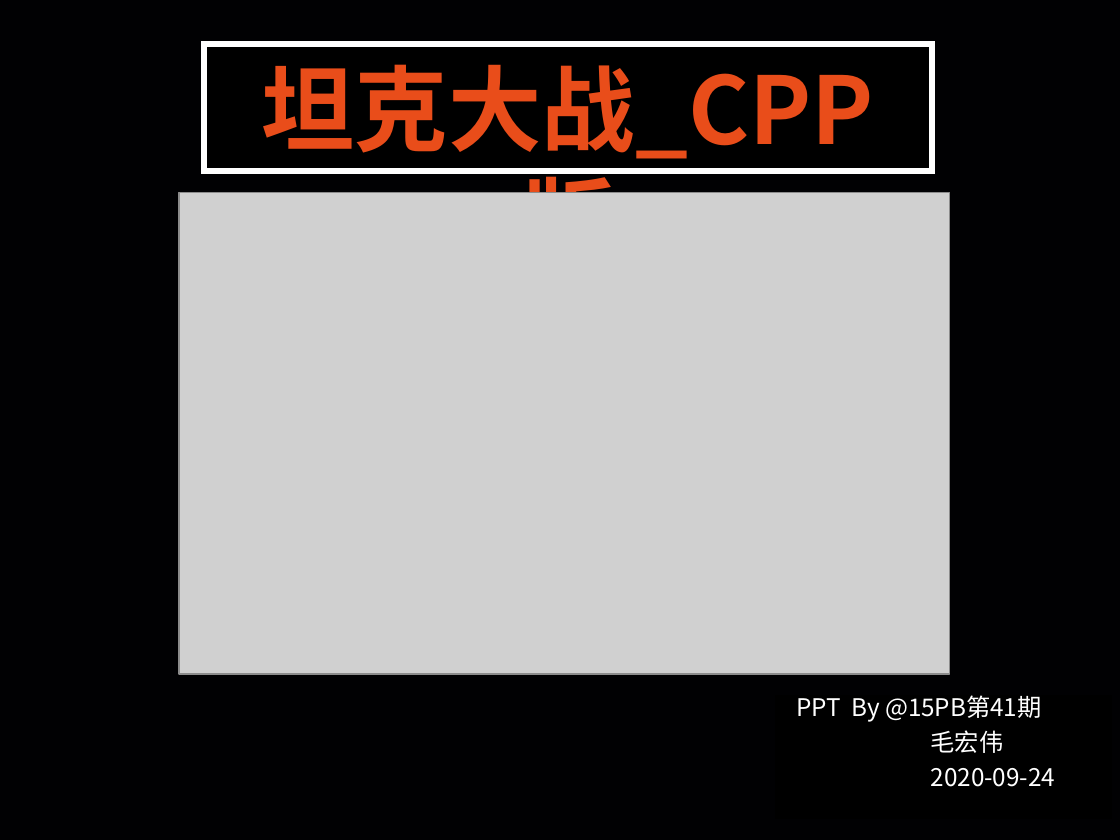
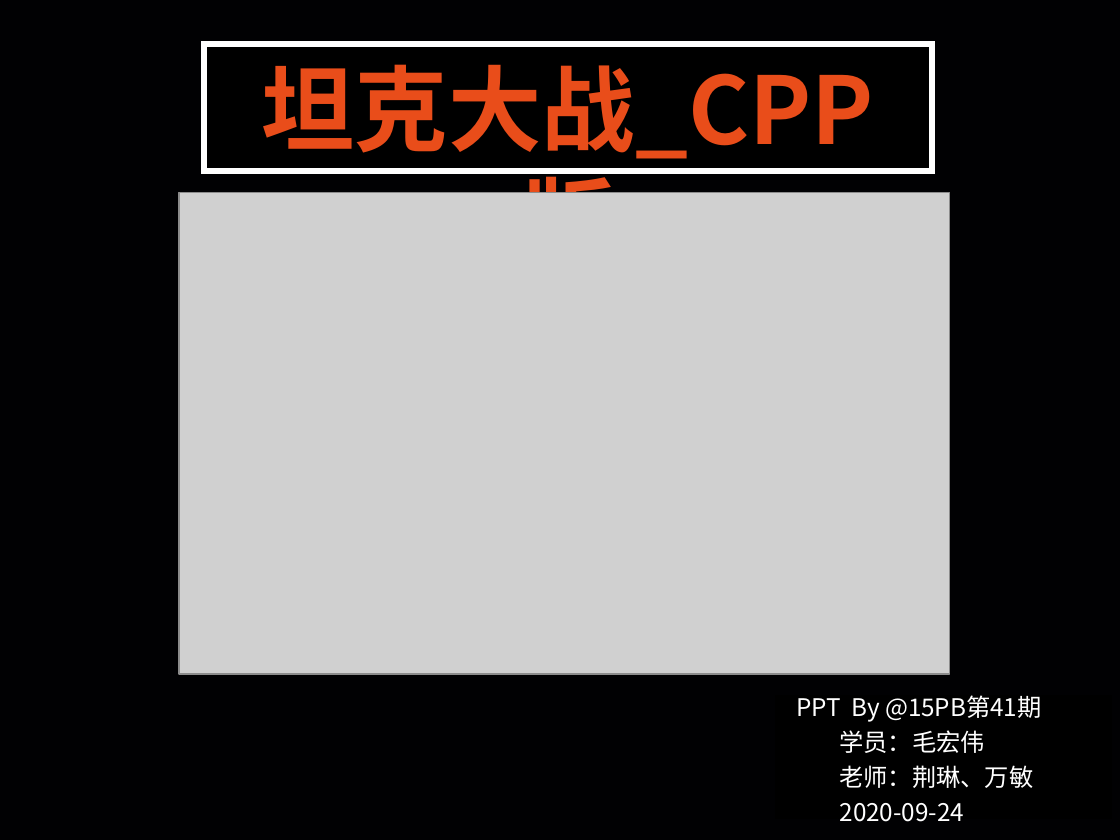
Before and after one commit to CO0kie-SH/2009_15PB_Tanker_CPP, a slide deck: slide 1 of 2009_15PB_Tanker_CPP.pptx. Drawn at 1120x840 pixels with LibreOffice and Linux fonts; fonts in the diff are those of the drawing; grey boxes stand for pictures. Boxes give left, top, right and bottom in pixels: in the first picture for what was removed or moved away, otherwise in the second. Text is boxed around its words. In the diff, an @@ line names an element or a change of style, - is before the commit and + after.

```diff
--- a/2009_15PB_Tanker_CPP.pptx
+++ b/2009_15PB_Tanker_CPP.pptx
@@ text at box(840, 730, 1034, 788): text changed @@
-毛宏伟
+学员：毛宏伟
+老师：荆琳、万敏
```
Also in this commit, not shown: 1 other slide changed, 1 slide removed, 1 other file.
